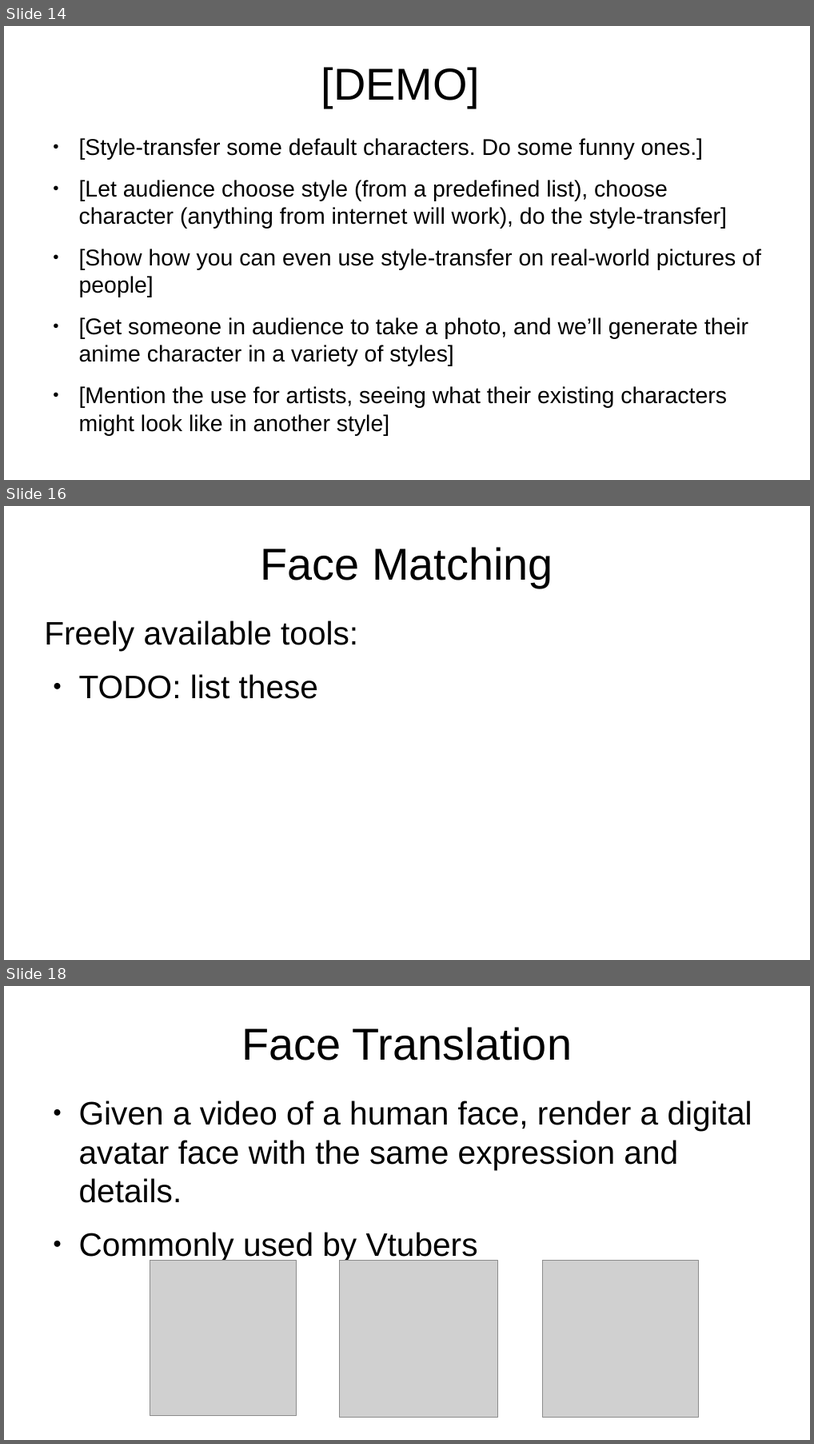
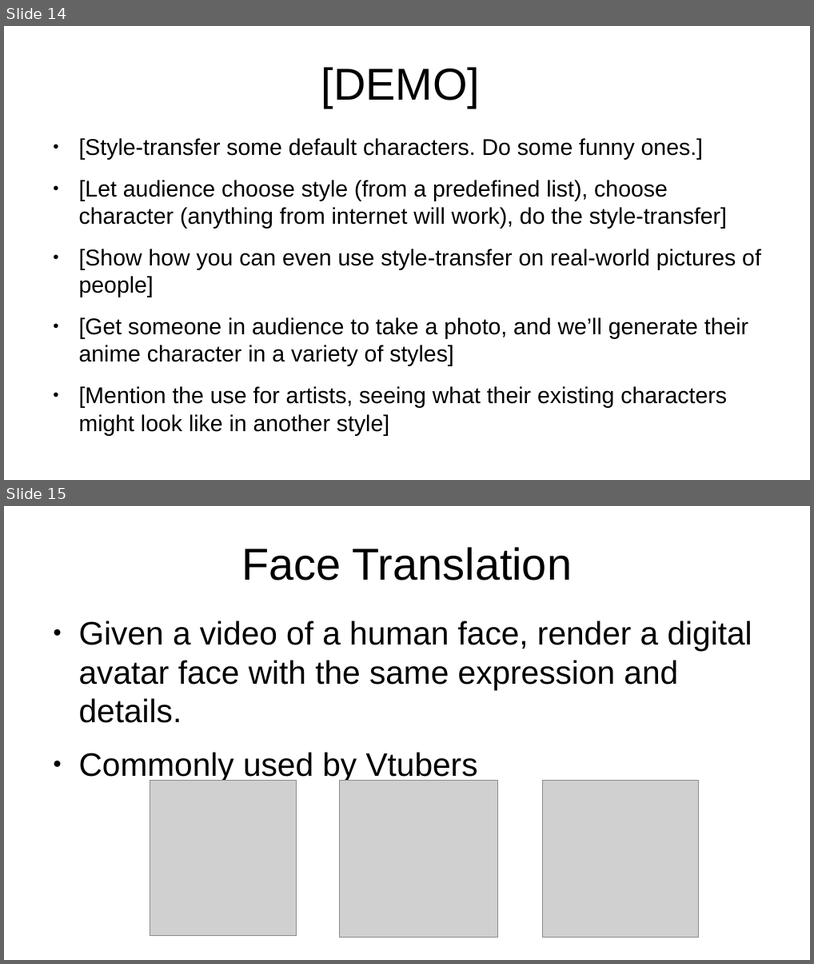
Before and after one commit to kkokilep/Cant-Spell-Anime-Without-AI, a slide deck: presentation/presentation-0.odp. Shown one above the other, each under a label of ours: slides 14, 16 and 18 before the commit, slides 14 and 15 after it; the slides between them are not shown. The pictures are 814x1444 and 814x964 pixels, drawn with LibreOffice and Linux fonts; fonts in the diff are those of the drawing; grey boxes stand for pictures. Boxes give left, top, right and bottom in pixels: in the first picture for what was removed or moved away, otherwise in the second. Text is boxed around its words. In the diff, an @@ line names an element or a change of style, - is before the commit and + after.

```diff
--- a/presentation/presentation-0.odp
+++ b/presentation/presentation-0.odp
@@ slide 16 removed at bbox=[4, 506, 810, 960], background #FFFFFF @@
@@ title removed at bbox=[261, 547, 554, 588] @@
-Face Matching
@@ text removed at bbox=[44, 620, 358, 699] @@
-Freely available tools:
-● TODO: list these
@@ what was slide 18 is now slide 15 @@
```
Also in this commit, not shown: 2 slides changed, 2 other slides removed, 2 other files.
